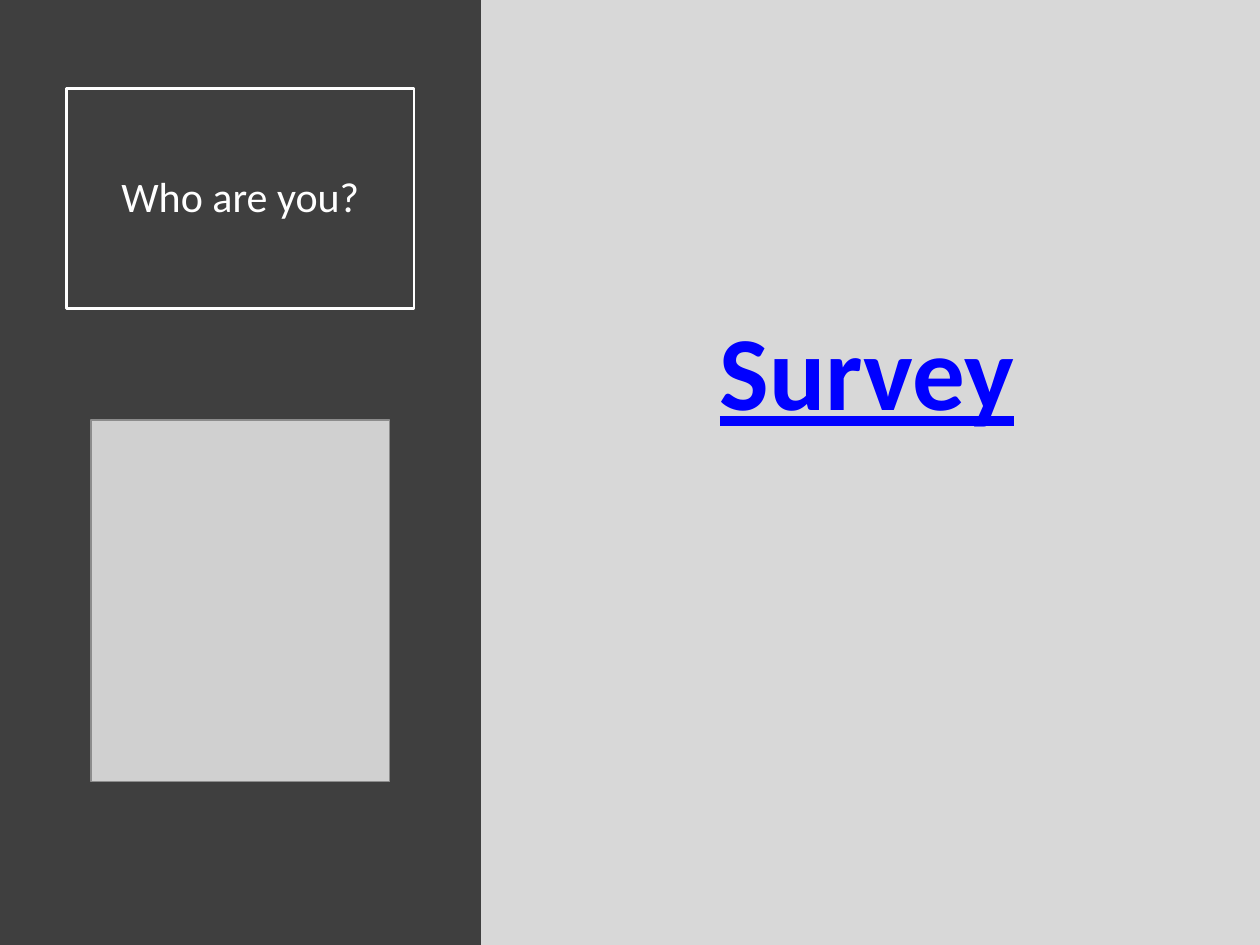
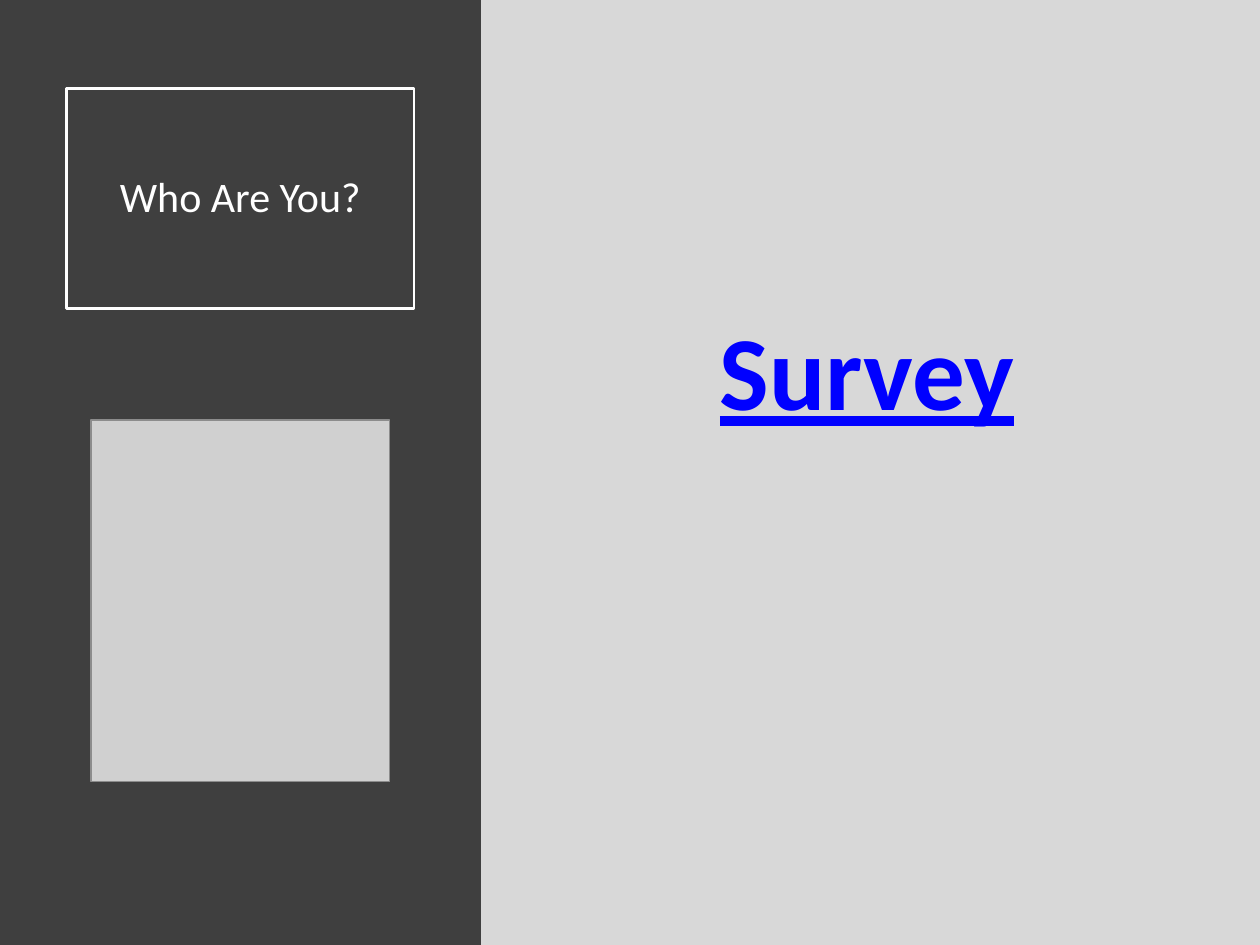
Before and after one commit to SuperMarioGiacomazzo/STOR320_WEBSITE, a slide deck: slide 3 of Lecture/Introduction/Intro_Lecture.pptx. Drawn at 1260x945 pixels with LibreOffice and Linux fonts; fonts in the diff are those of the drawing; grey boxes stand for pictures. Boxes give left, top, right and bottom in pixels: in the first picture for what was removed or moved away, otherwise in the second. Text is boxed around its words. In the diff, an @@ line names an element or a change of style, - is before the commit and + after.

```diff
--- a/Lecture/Introduction/Intro_Lecture.pptx
+++ b/Lecture/Introduction/Intro_Lecture.pptx
@@ title at (120,183,361,213): text changed @@
-Who are you?
+Who Are You?
```
Also in this commit, not shown: 5 other slides changed, 3 other files.
